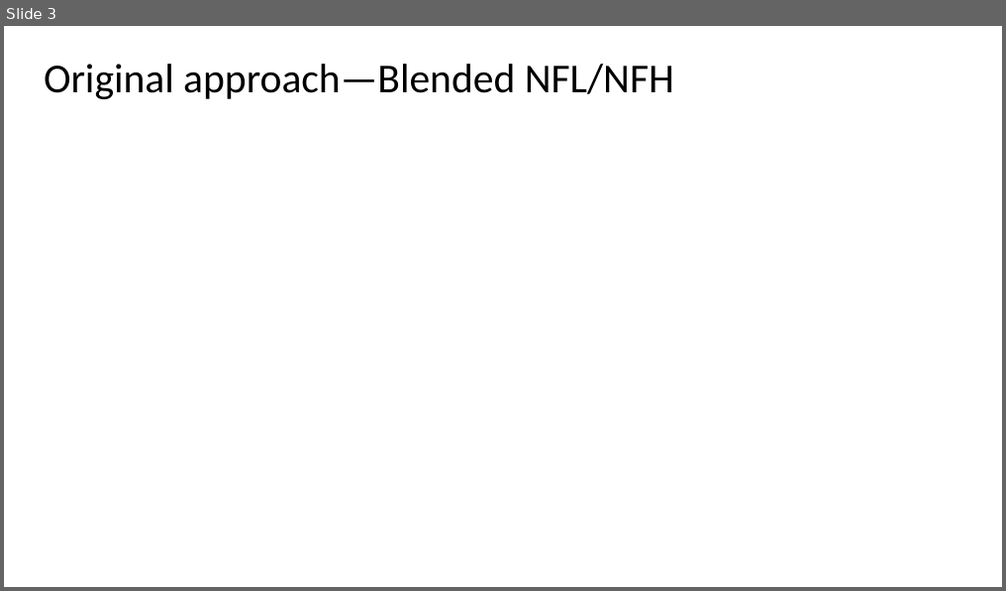
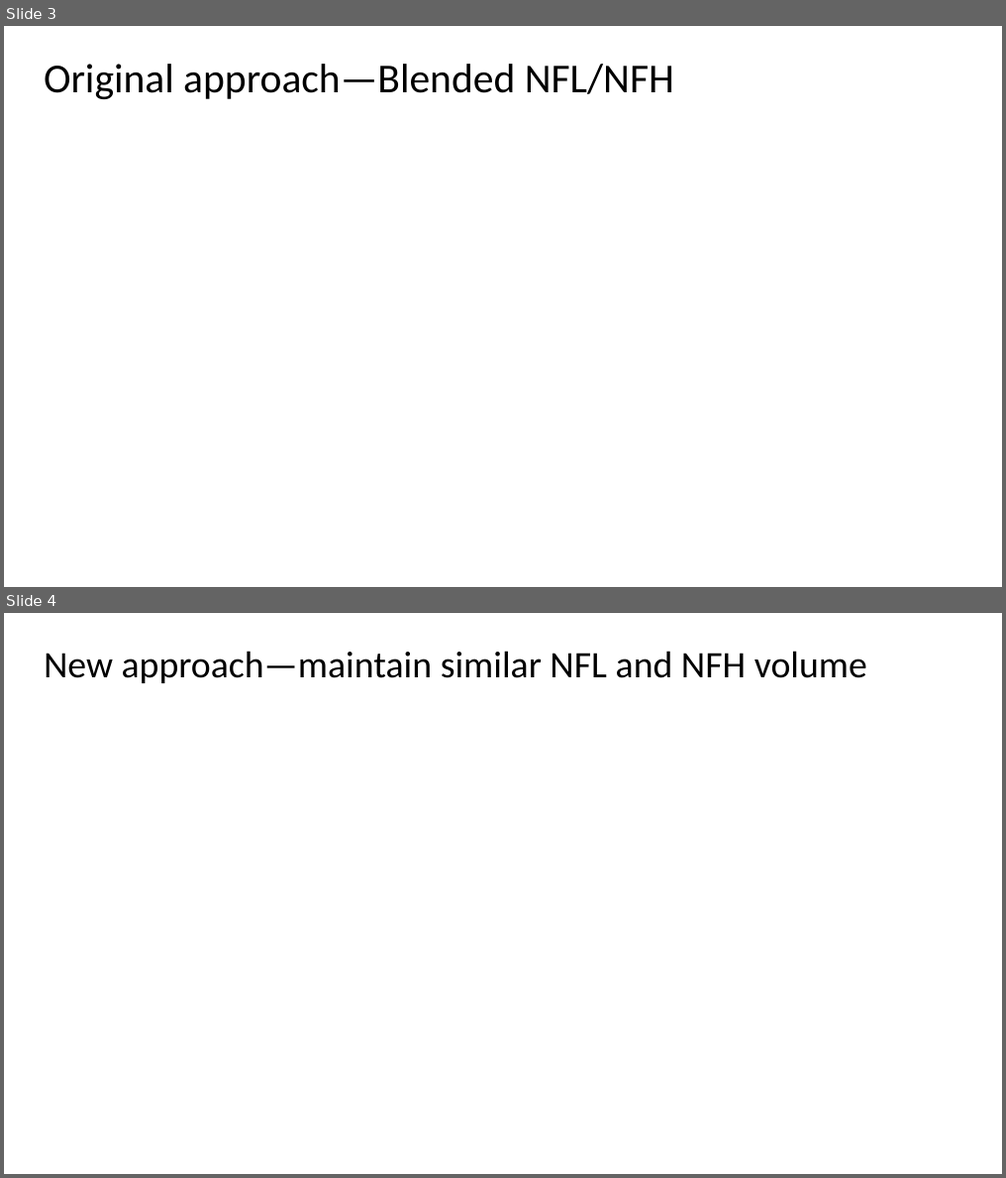
Before and after one commit to tyokokur/presentations, a slide deck: 20220331 EAD Update.pptx. Shown one above the other, each under a label of ours: slide 3 before the commit, slides 3 and 4 after it. The pictures are 1006x591 and 1006x1178 pixels, drawn with LibreOffice and Linux fonts; fonts in the diff are those of the drawing. Boxes give left, top, right and bottom in pixels: in the first picture for what was removed or moved away, otherwise in the second. Text is boxed around its words. In the diff, an @@ line names an element or a change of style, - is before the commit and + after.

```diff
--- a/20220331 EAD Update.pptx
+++ b/20220331 EAD Update.pptx
@@ slide 4 added at [4, 613, 1002, 1174], background #FFFFFF @@
@@ title added at [44, 651, 867, 683], 36 pt, text #000000 @@
+New approach—maintain similar NFL and NFH volume
```
Also in this commit, not shown: 2 slides changed.
